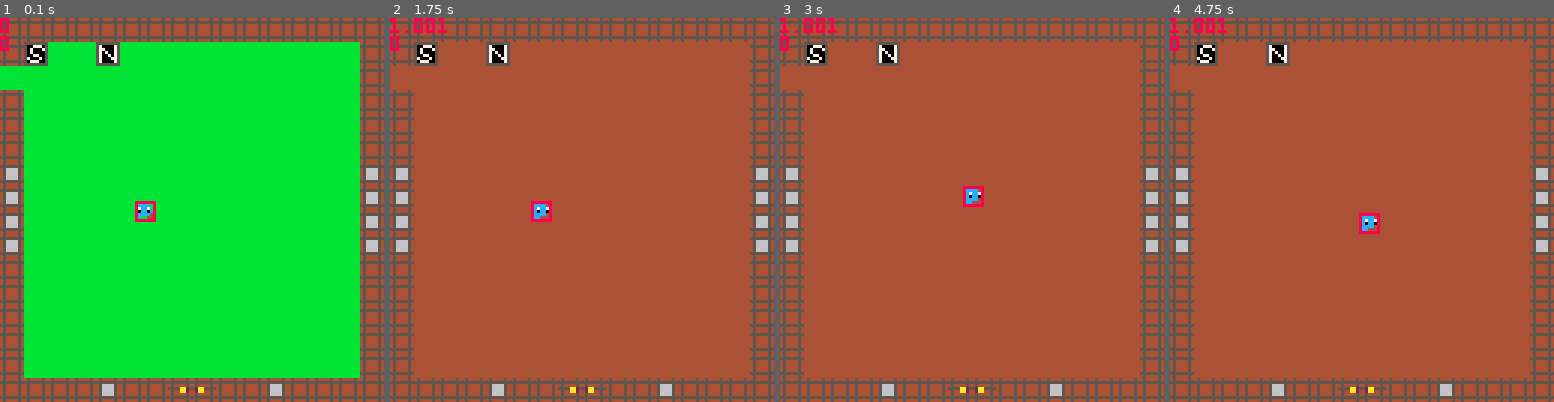
Above: before the commit, frames 1-4 (left to right).
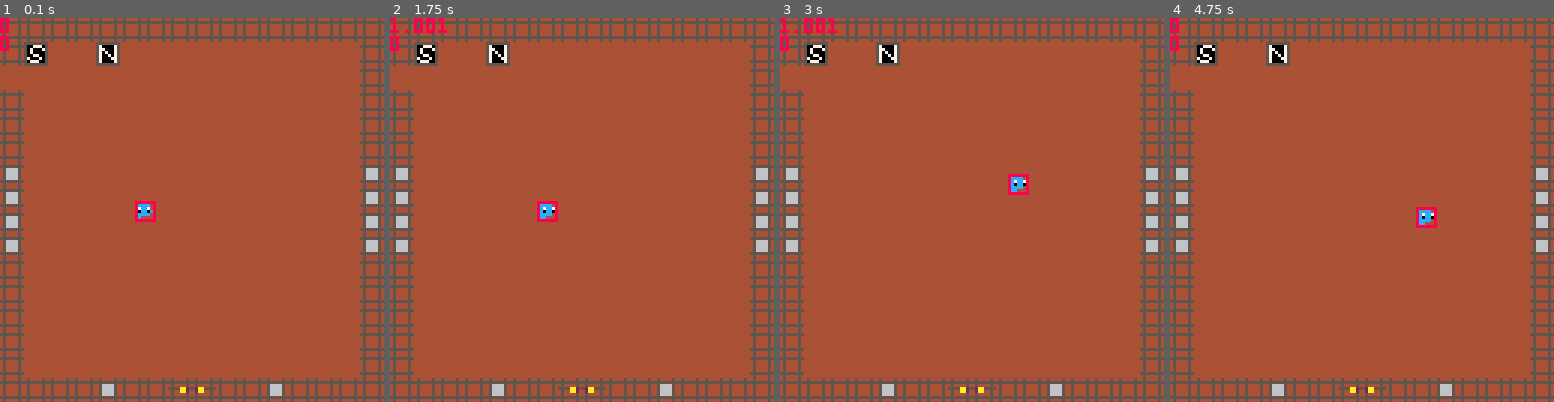
Above: after the commit, the same moments.

Repository: s-france/pico8GameS
Game: PICO-8 cartridge squid.p8
The game is run twice, just before and just after one commit, with the same random seed, the same clock (stepped at 60 frames per second) and the same inputs.
Inputs:
- Up to frame 1 (0.1 s): no input
- Up to frame 2 (1.75 s): tap X (X key) at 0.33, 1.07 s; tap O (Z key) at 0.7, 1.7 s; hold Right from 1.6 s (still down)
- Up to frame 3 (3 s): tap X (X key) at 1.85, 2.97 s; release Right at 2.1 s; tap O (Z key) at 2.1, 2.5, 2.9 s; hold Up 2.15-2.42 s; hold Right from 2.47 s (still down)
- Up to frame 4 (4.75 s): release Right at 3.03 s; hold Left 3.08-3.58 s; tap O (Z key) every 0.4 s from 3.3 to 4.5 s; hold Down 3.63-3.97 s; hold Right 4.02-4.68 s; tap X (X key) at 4.08 s; hold Up from 4.73 s (still down)

The runs differ from the first frame. In frame 1, 76% of the frame differs, in the area x 0-94%, y 6-94%; in frame 2, 0.3%; in frame 3, 0.5%; in frame 4, 0.8%.

Commit message:
Update squid.p8

Diff:
--- a/squid.p8
+++ b/squid.p8
@@ -22,7 +22,7 @@
 
 	make_player()
 
-	testenmy = make_enemy1(60,96, 50, player)
+	//testenmy = make_enemy1(60,96, 50, player)
 	//makenpc()
 
 	//explosions = {}
